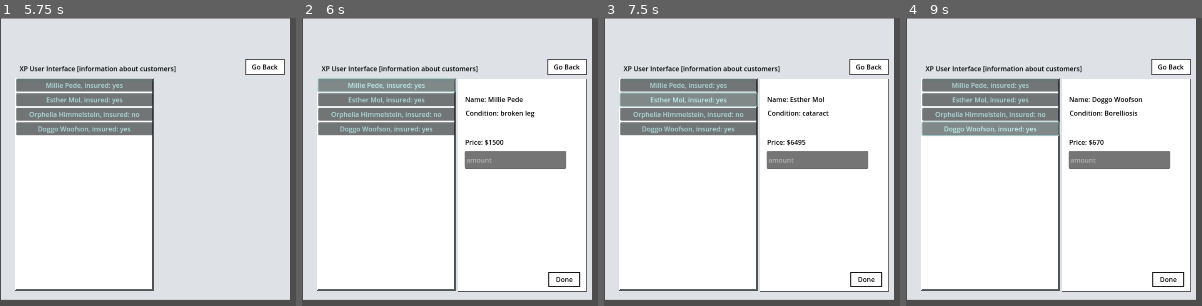
Above: before the commit, frames 1-4 (left to right).
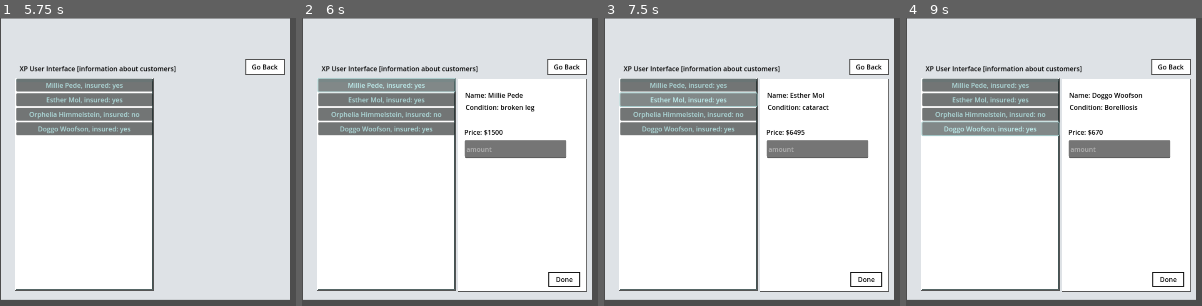
Above: after the commit, the same moments.

Repository: AgonGuri/vacation_please
Game: Godot game, scene res://scenes/pc_ui.tscn
Same seed, same stepped clock (60 frames per second), same inputs: the game is played once before the commit and once after it.
Inputs:
- Up to frame 1 (5.75 s): click "Document" at 0.5 s; click "Conditions" at 1.25 s; click "Names" at 2 s; click "Go Back" at 2.75 s; click "Document" at 3.5 s; click "Conditions" at 4.25 s; click "Names" at 5 s
- Up to frame 2 (6 s): click "Millie Pede, insured: yes" at 5.75 s
- Up to frame 3 (7.5 s): click "Done" at 6.5 s; click "Esther Mol, insured: yes" at 7.25 s
- Up to frame 4 (9 s): click "Done" at 8 s; click "Doggo Woofson, insured: yes" at 8.75 s

Frame 1 is identical in both runs. In frame 2, 3.8% of the frame differs, in the area x 54-90%, y 26-53%; in frame 3, 3.7%; in frame 4, 3.9%.

Commit message:
ui smaller

Diff:
--- a/scenes/pc_ui.tscn
+++ b/scenes/pc_ui.tscn
@@ -115,36 +115,36 @@
 [node name="CustomerName" type="Label" parent="NinePatchRect/DocumentPanel"]
 layout_mode = 0
 offset_left = 17.0
-offset_top = 37.0
-offset_right = 64.0
-offset_bottom = 60.0
+offset_top = 27.0
+offset_right = 68.0
+offset_bottom = 50.0
 theme_override_colors/font_color = Color(0, 0, 0, 1)
 text = "Name:"
 
 [node name="CustomerCondition" type="Label" parent="NinePatchRect/DocumentPanel"]
 layout_mode = 0
 offset_left = 18.0
-offset_top = 70.0
+offset_top = 56.0
 offset_right = 151.0
-offset_bottom = 93.0
+offset_bottom = 79.0
 theme_override_colors/font_color = Color(0, 0, 0, 1)
 text = "Why they nerfed:"
 
 [node name="CustomerPrice" type="Label" parent="NinePatchRect/DocumentPanel"]
 layout_mode = 0
-offset_left = 17.0
-offset_top = 140.0
-offset_right = 243.0
-offset_bottom = 163.0
+offset_left = 15.0
+offset_top = 116.0
+offset_right = 241.0
+offset_bottom = 139.0
 theme_override_colors/font_color = Color(0, 0, 0, 1)
 text = "How much money they want:"
 
 [node name="MoneyInput" type="LineEdit" parent="NinePatchRect/DocumentPanel"]
 layout_mode = 0
 offset_left = 16.0
-offset_top = 173.0
+offset_top = 147.0
 offset_right = 260.0
-offset_bottom = 216.0
+offset_bottom = 190.0
 theme_override_colors/font_color = Color(0, 0, 0, 1)
 theme_override_colors/selection_color = Color(0.5019608, 0.5019608, 0.5019608, 0)
 text = "How much you give them"
